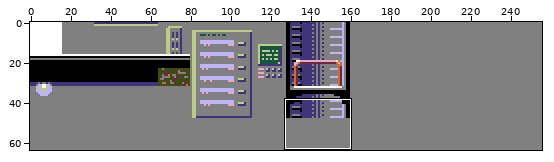
Two versions of one sprite sheet, resources/tilesets/level0.png. The first picture is a wide view before the edit; the outline marks the close-up.
Close-up. Before:
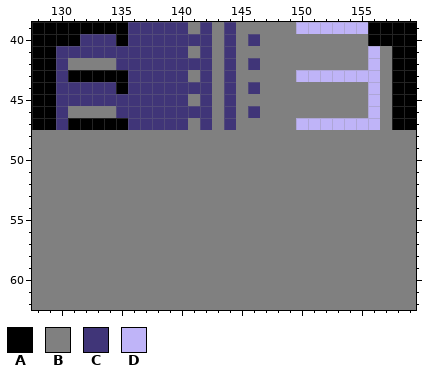
The file is 256x64 pixels. Colours within 5 levels of each other are drawn and written as one. Shown: x 128..159, y 39..62.
Palette (. is transparent): A #000000  B #808080  C #403578  D #bfb4f8
Pixels before, first column x 128:
39 AAAAAAAACCCCCBCBCBBBBBDDDDDDAAAA
40 AAAACCCACCCCCCCBCBCBBBBBBBBBAAAA
41 AACCCCCCCCCCCBCBCBBBBBBBBBBBDBAA
42 AACBBBBCCCCCCCCBCBCBBBBBBBBBDBAA
43 AACAAAAACCCCCBCBCBBBBBDDDDDDDBAA
44 AACCCCCACCCCCCCBCBCBBBBBBBBBDBAA
45 AACCCCCCCCCCCBCBCBBBBBBBBBBBDBAA
46 AACBBBBCCCCCCCCBCBCBBBBBBBBBDBAA
47 AACAAAAACCCCCBCBCBBBBBDDDDDDDBAA
48 BBBBBBBBBBBBBBBBBBBBBBBBBBBBBBBB
49 BBBBBBBBBBBBBBBBBBBBBBBBBBBBBBBB
50 BBBBBBBBBBBBBBBBBBBBBBBBBBBBBBBB
51 BBBBBBBBBBBBBBBBBBBBBBBBBBBBBBBB
52 BBBBBBBBBBBBBBBBBBBBBBBBBBBBBBBB
53 BBBBBBBBBBBBBBBBBBBBBBBBBBBBBBBB
54 BBBBBBBBBBBBBBBBBBBBBBBBBBBBBBBB
55 BBBBBBBBBBBBBBBBBBBBBBBBBBBBBBBB
56 BBBBBBBBBBBBBBBBBBBBBBBBBBBBBBBB
57 BBBBBBBBBBBBBBBBBBBBBBBBBBBBBBBB
58 BBBBBBBBBBBBBBBBBBBBBBBBBBBBBBBB
59 BBBBBBBBBBBBBBBBBBBBBBBBBBBBBBBB
60 BBBBBBBBBBBBBBBBBBBBBBBBBBBBBBBB
61 BBBBBBBBBBBBBBBBBBBBBBBBBBBBBBBB
62 BBBBBBBBBBBBBBBBBBBBBBBBBBBBBBBB
The result:
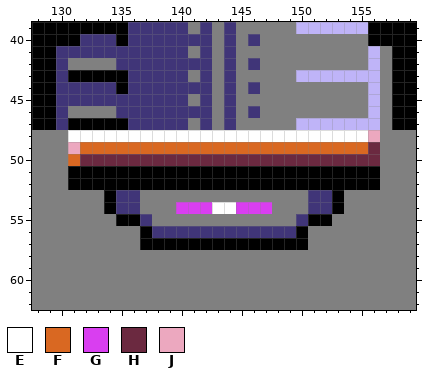
Colours new in this view: E #ffffff  F #d96822  G #d93ef0  H #6b2940  J #eca8bf
The edit:
The author changed colour B to colour A in rows 51 to 52 at x 131 to 156; in rows 53 to 54 at x 134 and 153; in row 55 at x 135 to 136 and 151 to 152; in row 56 at x 137 and 150; in row 57 at x 137 to 150.
The author changed colour B to colour C in rows 53 to 54 at x 135 to 136 and 151 to 152; in row 55 at x 137 and 150; in row 56 at x 138 to 149.
The author changed colour B to colour E in row 48 at x 131 to 155; in row 54 at x 143 to 144.
The author changed colour B to colour F in row 49 at x 132 to 155; in row 50 at x 131.
The author changed colour B to colour G in row 54 at x 140 to 142 and 145 to 147.
The author changed colour B to colour H in row 49 at x 156; in row 50 at x 132 to 156.
The author changed colour B to colour J in row 48 at x 156; in row 49 at x 131.
Boxes around the changes in both close-ups, in picture pixels (x1, y1, x2, y2):
changed: (68, 130, 380, 250)
